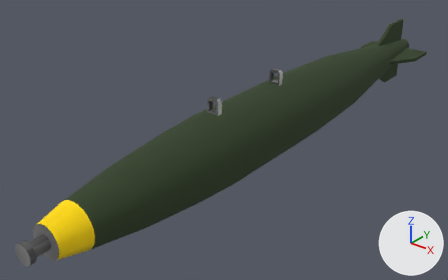
A saved change to the glTF model Assets/Models/Ordinance/Bombs/MK-82/MK-82 LDGP.glb.
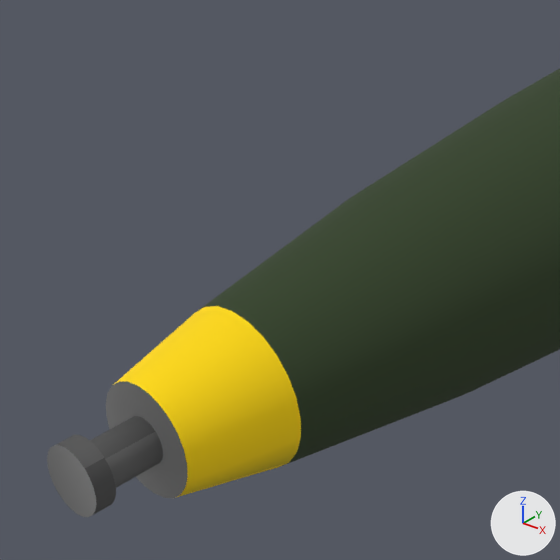
The first picture shows the older version from a 50 mm camera at (1.2, -1.55, 0.94) aimed at (-0.12, 0.1, -0.08). The close-ups show both versions on the part from 0% to 39% of the width and 37% to 100% of the height of that picture; other places that the commit changed are outside them. The axes (+X, +Y, +Z) are drawn at lower right. The lights are the same throughout. Vertices at the same position are counted once.

The first close-up shows 'Mk-82 Standard Tail'.
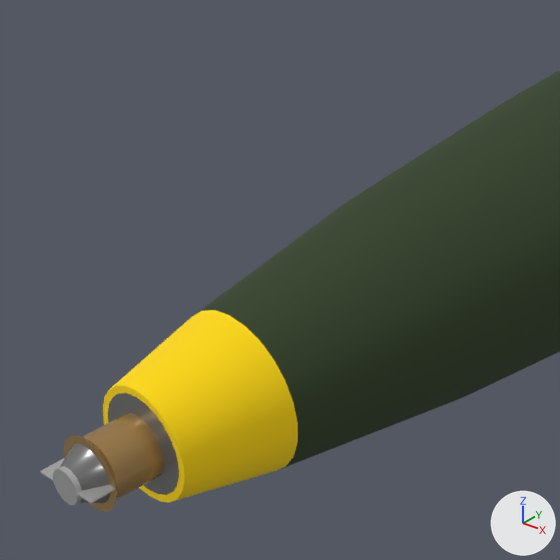
Scene script edits in JSON lines:
```json
{"op": "add", "block": "mat_reflective_metal", "code": ["mat_reflective_metal = principled_material('Reflective Metal')", "mat_reflective_metal.texture = img_mk82basetexture", "mat_reflective_metal.metallic = 0.5", "mat_reflective_metal.roughness = 0.25"]}
{"block": "me_tailcylinder", "where": "# used by ob_mk_82_standard_tail; location = (0.0, 0.0, 0.0); rotation_euler = (1.571, 0.0, 0.0), in degrees (90, 0, 0); scale = (0.134, 0.134, 0.134)"}
{"op": "remove", "block": "me_tailcylinder", "code": "me_tailcylinder.from_pydata(...)  # 480 vertices, 964 faces; spans x -1.1..1.1, y -1.1..1.4, z -10.4..6.5"}
{"op": "add", "block": "me_tailcylinder", "code": "me_tailcylinder.from_pydata(...)  # 548 vertices, 1100 faces; spans x -1.1..1.1, y -1.1..1.4, z -10.4..6.5"}
{"block": "me_tailcylinder", "change": "me_tailcylinder part 1: 5 vertices moved from x -0.1..0.1, y -0.2..0.2, z 5.9..6.5 to x -0.3..0.3, y -0.3..0.2, z 5.9..6.3; 46 vertices removed from x -0.2..0.2, y -0.2..0.2, z 5.9..6.5; 134 vertices added at x -0.3..0.3, y -0.3..0.3, z 5.9..6.5"}
{"block": "me_tailcylinder", "change": "me_tailcylinder part 2: 513 kept faces spanning x -1.1..1.1, y -1.1..1.4, z -10.4..6.3 get new texture (UV) coordinates"}
{"op": "add", "block": "me_tailcylinder", "code": "me_tailcylinder.materials.append(mat_reflective_metal)  # picture img_mk82basetexture"}
{"op": "set", "path": "ob_mk_82_standard_tail.location", "old": "(0.0, 0.0, 0.0)", "new": "(-0.002, -0.002, -0.003)"}
```

Changed parts and their boxes (x1, y1, x2, y2) in the close-ups (560 x 560 px):
```json
{"object": "Mk-82 Standard Tail", "change": "reshaped, moved", "before": [47, 69, 560, 517], "after": [40, 70, 560, 512]}
{"part": 1, "of": "me_tailcylinder", "change": "built on", "before": [47, 382, 188, 517], "after": [40, 386, 184, 512]}
{"part": 2, "of": "me_tailcylinder", "change": "surface changed", "before": [113, 69, 560, 498], "after": [64, 70, 560, 511]}
```
